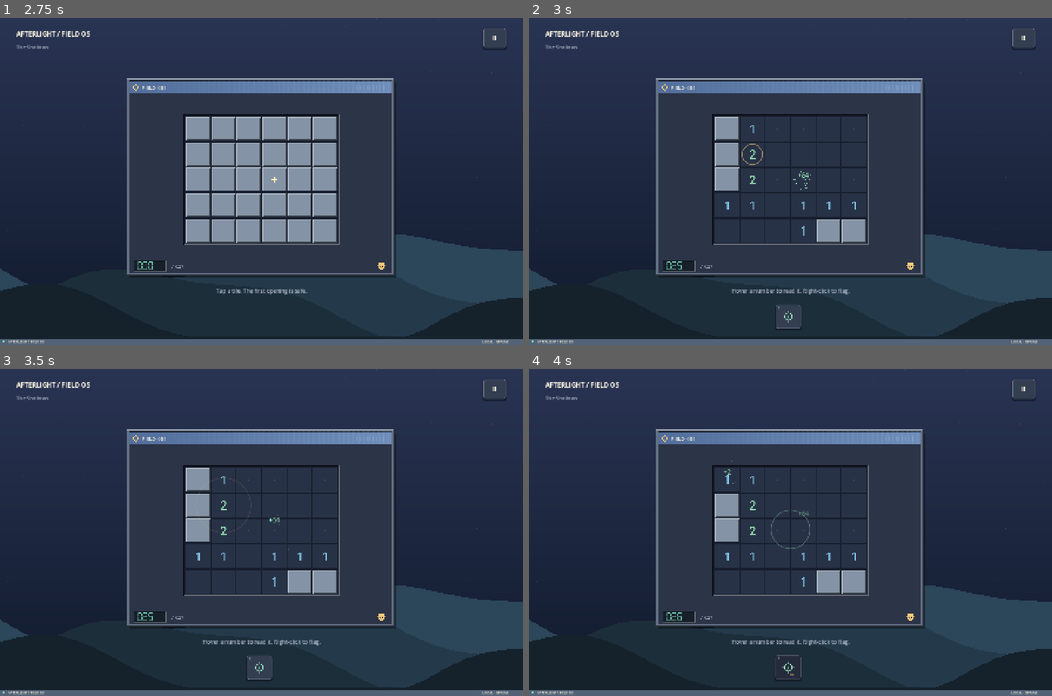
Above: before the commit, frames 1-4 (two rows, left to right).
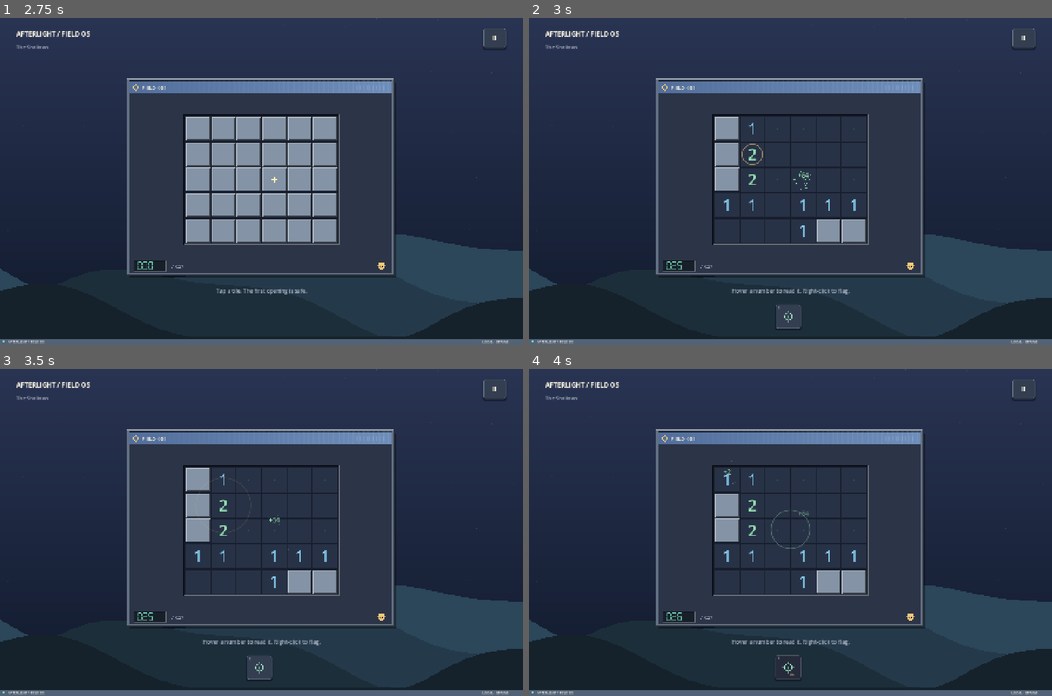
Above: after the commit, the same moments.

Repository: skius/minesweeper-incremental
Game: Godot game, scene res://game/main.tscn
The game is run twice, just before and just after one commit, with the same random seed, the same clock (stepped at 60 frames per second) and the same inputs.
Inputs (mouse positions are in pixels of both pictures, inside the frame that each line leads up to):
- Up to frame 1 (2.75 s): click "New expedition →" at 0.5 s; click "Ⅱ" at 1.25 s; click "×" at 2 s
- Up to frame 2 (3 s): tap A at 2.75 s; drag from (790, 178) to (842, 109) at 2.77 s
- Up to frame 3 (3.5 s): no input
- Up to frame 4 (4 s): click "1" at 3.5 s

Frame 1 is identical in both runs. In frame 2, 0.2% of the frame differs, in the area x 37-63%, y 32-67%; in frame 3, 0.2%; in frame 4, 0.2%.

Commit message:
Finalize clue readability and verify Afterlight 1.1 release package

Diff:
--- a/game/ui/app.gd
+++ b/game/ui/app.gd
@@ -84,7 +84,12 @@
 	theme.set_stylebox("pressed","Button",Palette.box(Palette.MINT,9))
 	theme.set_stylebox("focus","Button",Palette.box(Color.TRANSPARENT,9,Palette.GOLD,2))
 	theme.set_stylebox("disabled","Button",Palette.box(Palette.PANEL,9,Palette.EDGE.darkened(0.35)))
-	theme.set_stylebox("panel","TooltipPanel",Palette.box(Palette.PANEL_LIGHT,8,Palette.EDGE))
+	var tooltip_style := Palette.box(Palette.PANEL_LIGHT,8,Palette.EDGE)
+	tooltip_style.content_margin_left = 12
+	tooltip_style.content_margin_right = 12
+	tooltip_style.content_margin_top = 8
+	tooltip_style.content_margin_bottom = 8
+	theme.set_stylebox("panel","TooltipPanel",tooltip_style)
 	theme.set_color("font_color","TooltipLabel",Palette.WHITE)
 	theme.set_font_size("font_size","TooltipLabel",16)
 	theme.set_stylebox("normal","TextEdit",Palette.box(Palette.INK,8,Palette.EDGE))
@@ -1014,11 +1019,20 @@
 	save_game()
 	var loaded := store.load_session()
 	ok = ok and loaded != null and loaded.board.cells == session.board.cells
+	while not session.finished:
+		session.probe_one("tool")
+	after_action()
+	show_tree()
+	await smoke_capture("release-tree")
+	await smoke_click(tree_detail.global_position+Vector2(150,555))
+	ok = ok and session.has("lens") and save_game()
+	loaded = store.load_session()
+	ok = ok and loaded != null and loaded.has("lens")
 	show_settings()
 	await smoke_capture("release-settings")
 	show_licenses()
 	await smoke_capture("release-licences")
-	print("AFTERLIGHT %s: exported build boots, renders, accepts input and reloads saves; editor=%s" % ["PASS" if ok else "FAIL",str(OS.has_feature("editor"))])
+	print("AFTERLIGHT %s: exported build boots, renders, buys a tree node and reloads saves; editor=%s" % ["PASS" if ok else "FAIL",str(OS.has_feature("editor"))])
 	get_tree().quit(0 if ok else 1)
 
 func smoke_capture(filename: String) -> void:
--- a/game/ui/board_view.gd
+++ b/game/ui/board_view.gd
@@ -183,7 +183,7 @@
 			var clue: int = b.clues[i]
 			if clue > 0:
 				var text := str(clue)
-				var font_size := int(tile_size*0.48)
+				var font_size := int(tile_size*0.6)
 				var text_size := font.get_string_size(text,HORIZONTAL_ALIGNMENT_LEFT,-1,font_size)
 				draw_string(font,rect.get_center()+Vector2(-text_size.x/2,font_size*0.36),text,HORIZONTAL_ALIGNMENT_LEFT,-1,font_size,Color.WHITE if high_contrast else Palette.CLUES[clue])
 			elif b.pockets[i] == 0:
@@ -195,7 +195,7 @@
 			Palette.icon(self,"flag",rect.get_center(),tile_size*0.4*pop,Color("633c6b"))
 		elif cell == MineBoard.HIT:
 			Palette.icon(self,"nova",rect.get_center(),tile_size*0.38,Palette.CORAL)
-		if session.finished and b.mines[i] == 1 and cell == MineBoard.HIDDEN:
+		if (session.finished or session.layer_ready) and b.mines[i] == 1 and cell == MineBoard.HIDDEN:
 			Palette.icon(self,"prism",rect.get_center(),tile_size*0.25,accent.darkened(0.25))
 	if complete_wave >= 0 and motion > 0:
 		var radius := complete_wave*size.x*0.7
Binary file changed: docs/screenshots/fieldwork.png
Binary file changed: docs/screenshots/opening.png
Binary file changed: docs/screenshots/tree.png
Not shown, changed: docs/QA.md
Not shown, changed: docs/STATUS.md
